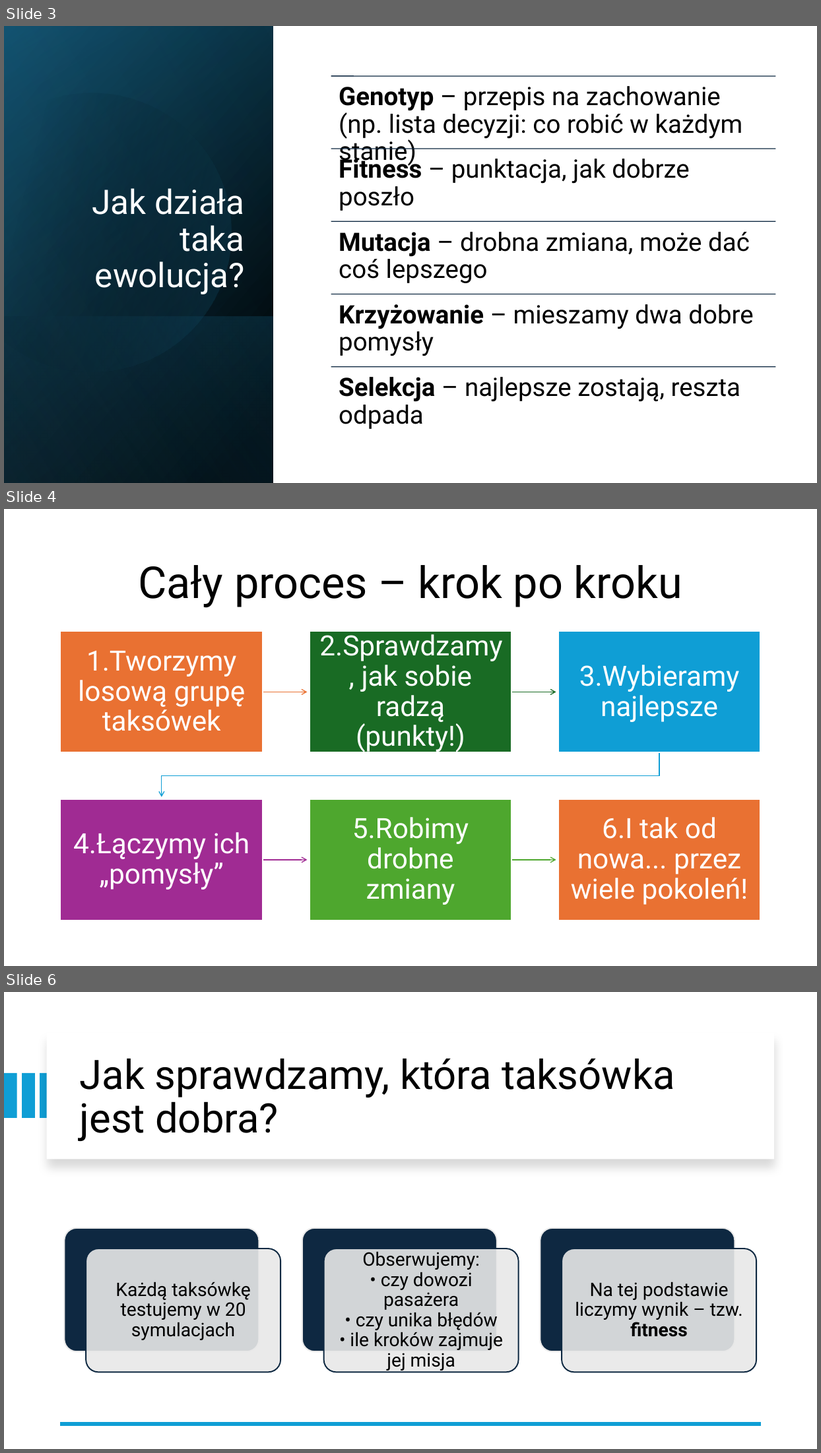
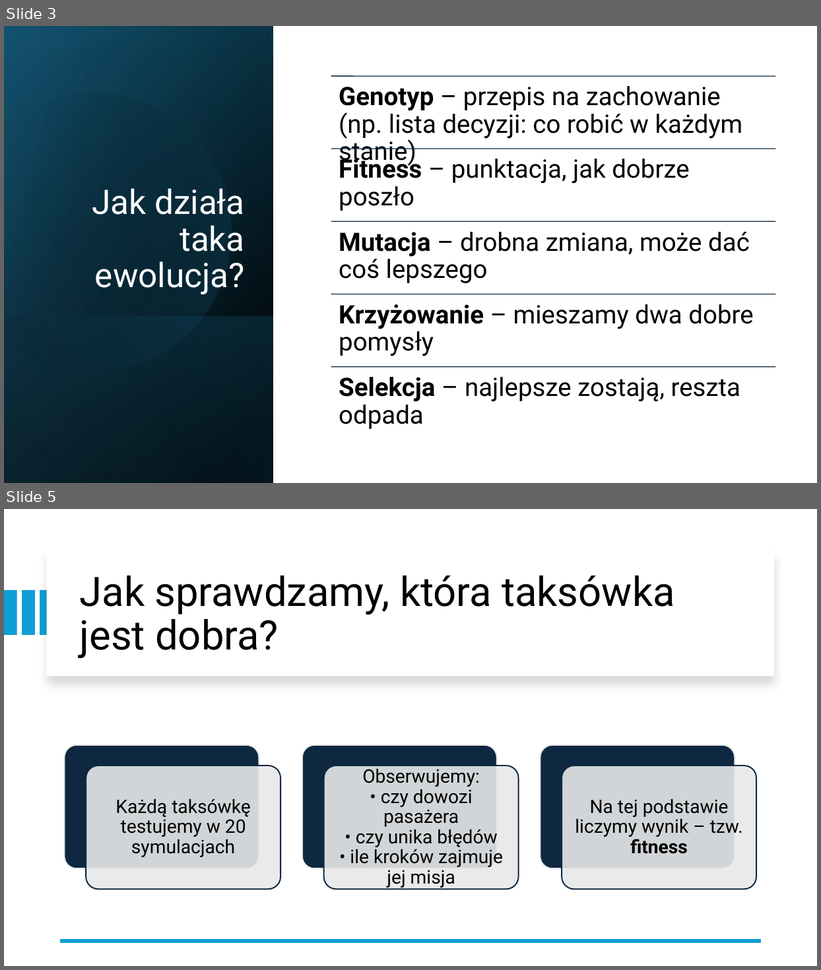
Before and after one commit to kargla3/taxi-v3-genetic-algorithm, a slide deck: Algorytm genetyczny „Taxi_v3.pptx. Shown one above the other, each under a label of ours: slides 3, 4 and 6 before the commit, slides 3 and 5 after it; the slides between them are not shown. The pictures are 821x1453 and 821x970 pixels, drawn with LibreOffice and Linux fonts; fonts in the diff are those of the drawing. Boxes give left, top, right and bottom in pixels: in the first picture for what was removed or moved away, otherwise in the second. Text is boxed around its words. In the diff, an @@ line names an element or a change of style, - is before the commit and + after.

```diff
--- a/Algorytm genetyczny „Taxi_v3.pptx
+++ b/Algorytm genetyczny „Taxi_v3.pptx
@@ slide 4 removed at [4,509,817,966], background #FFFFFF @@
@@ title removed at [138,565,682,608] @@
-Cały proces – krok po kroku
@@ group removed at [61,630,761,921]: 6 rectangles, 6 texts, 5 freeform shapes @@
-1.Tworzymy losową grupę taksówek
-2.Sprawdzamy, jak sobie radzą (punkty!)
-3.Wybieramy najlepsze
-4.Łączymy ich „pomysły”
-5.Robimy drobne zmiany
-6.I tak od nowa... przez wiele pokoleń!
@@ what was slide 6 is now slide 5 @@
```
Also in this commit, not shown: 5 slides changed, 2 other slides removed.
